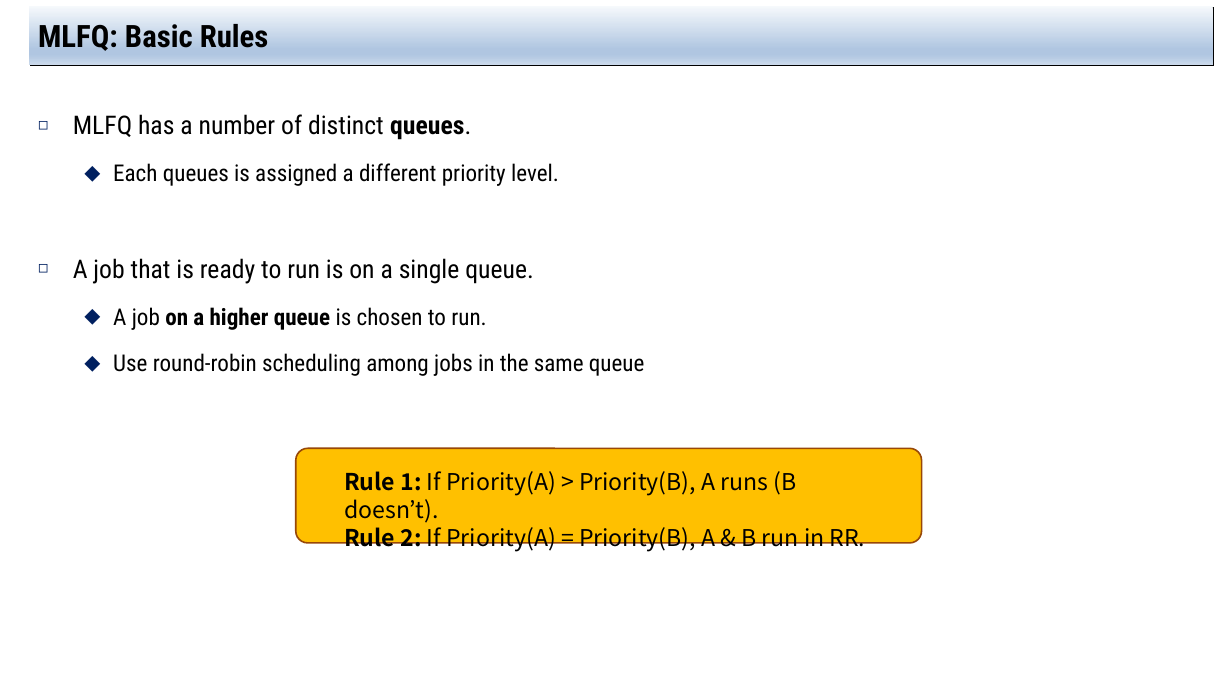
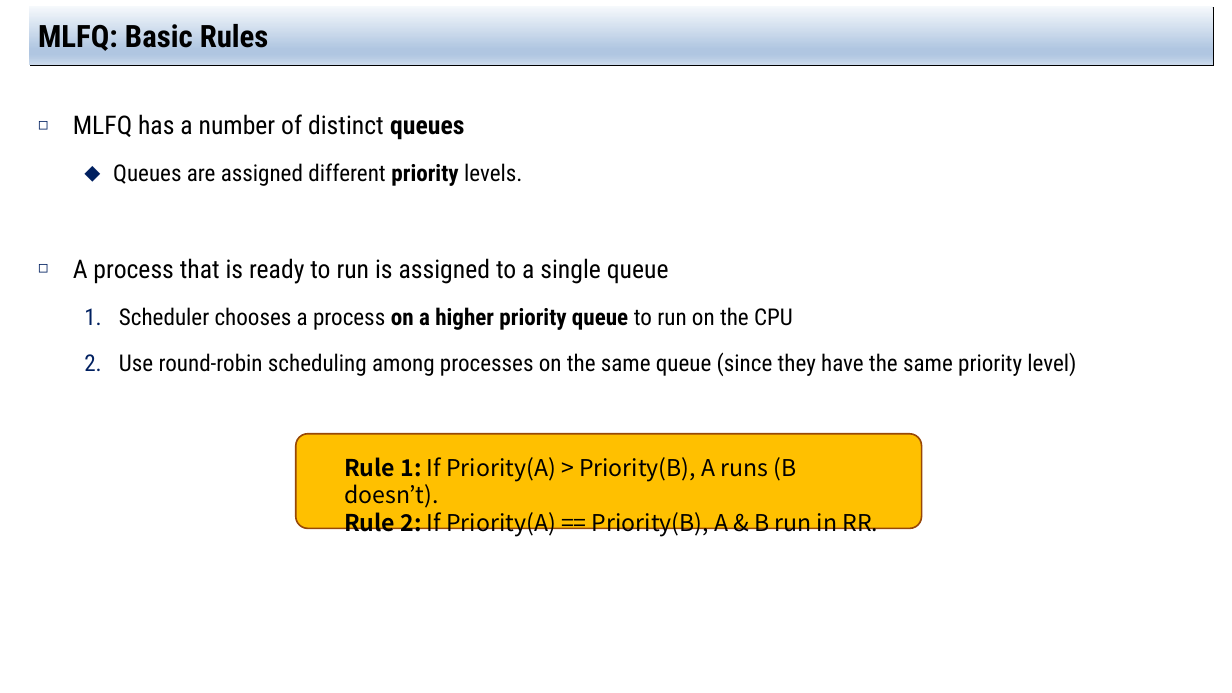
Before and after one commit to jachermocilla/extra-course-materials, a slide deck: slide 6 of cmsc125/ostep/slides/01.Virtualization/08.Scheduling_The_Multi-level_Feedback_Queue.pptx. Drawn at 1232x693 pixels with LibreOffice and Linux fonts; fonts in the diff are those of the drawing. Boxes give left, top, right and bottom in pixels: in the first picture for what was removed or moved away, otherwise in the second. Text is boxed around its words. In the diff, an @@ line names an element or a change of style, - is before the commit and + after.

```diff
--- a/cmsc125/ostep/slides/01.Virtualization/08.Scheduling_The_Multi-level_Feedback_Queue.pptx
+++ b/cmsc125/ostep/slides/01.Virtualization/08.Scheduling_The_Multi-level_Feedback_Queue.pptx
@@ text at <box>73,114,1076,376</box>: text changed @@
-◻ MLFQ has a number of distinct queues.
-  ⬥ Each queues is assigned a different priority level.
-◻ A job that is ready to run is on a single queue.
-  ⬥ A job on a higher queue is chosen to run.
-  ⬥ Use round-robin scheduling among jobs in the same queue
+◻ MLFQ has a number of distinct queues
+  ⬥ Queues are assigned different priority levels.
+◻ A process that is ready to run is assigned to a single queue
+  1. Scheduler chooses a process on a higher priority queue to run on the CPU
+  2. Use round-robin scheduling among processes on the same queue (since they have the same priority level)
@@ rounded rectangle: place and size @@
-rounded rectangle at <box>296,448,921,543</box>
+rounded rectangle at <box>296,433,921,528</box>
@@ text "Rule 1: If Priority(A) > ...": place and size @@
-text "Rule 1: If Priority(A) > ..." at <box>344,471,866,551</box>
+text "Rule 1: If Priority(A) > ..." at <box>344,457,878,537</box>
@@ text at <box>344,512,878,537</box>: text changed @@
-Rule 2: If Priority(A) = Priority(B), A & B run in RR.
+Rule 2: If Priority(A) == Priority(B), A & B run in RR.
```
Also in this commit, not shown: 12 other slides changed, 3 other files.
